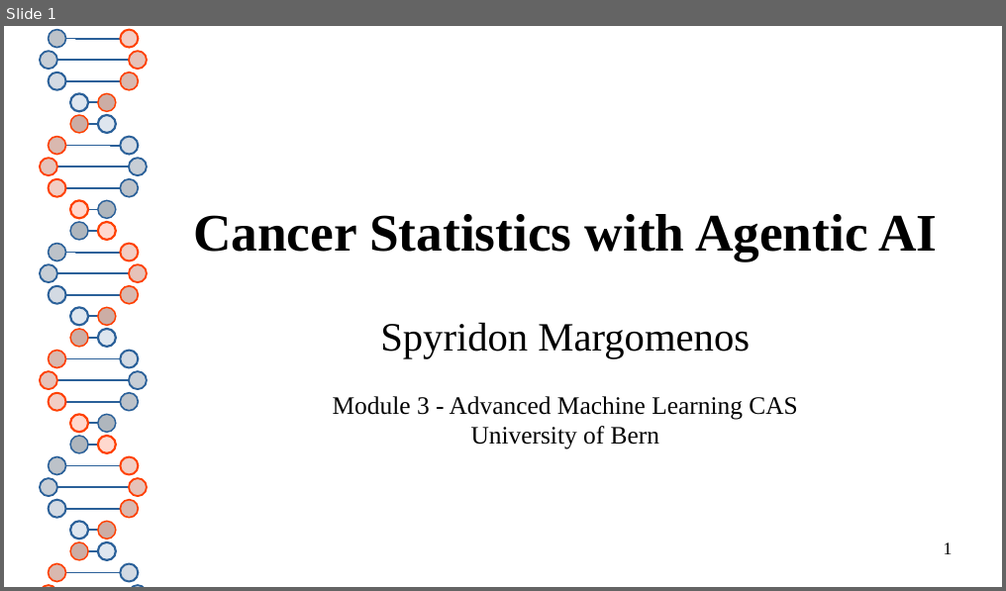
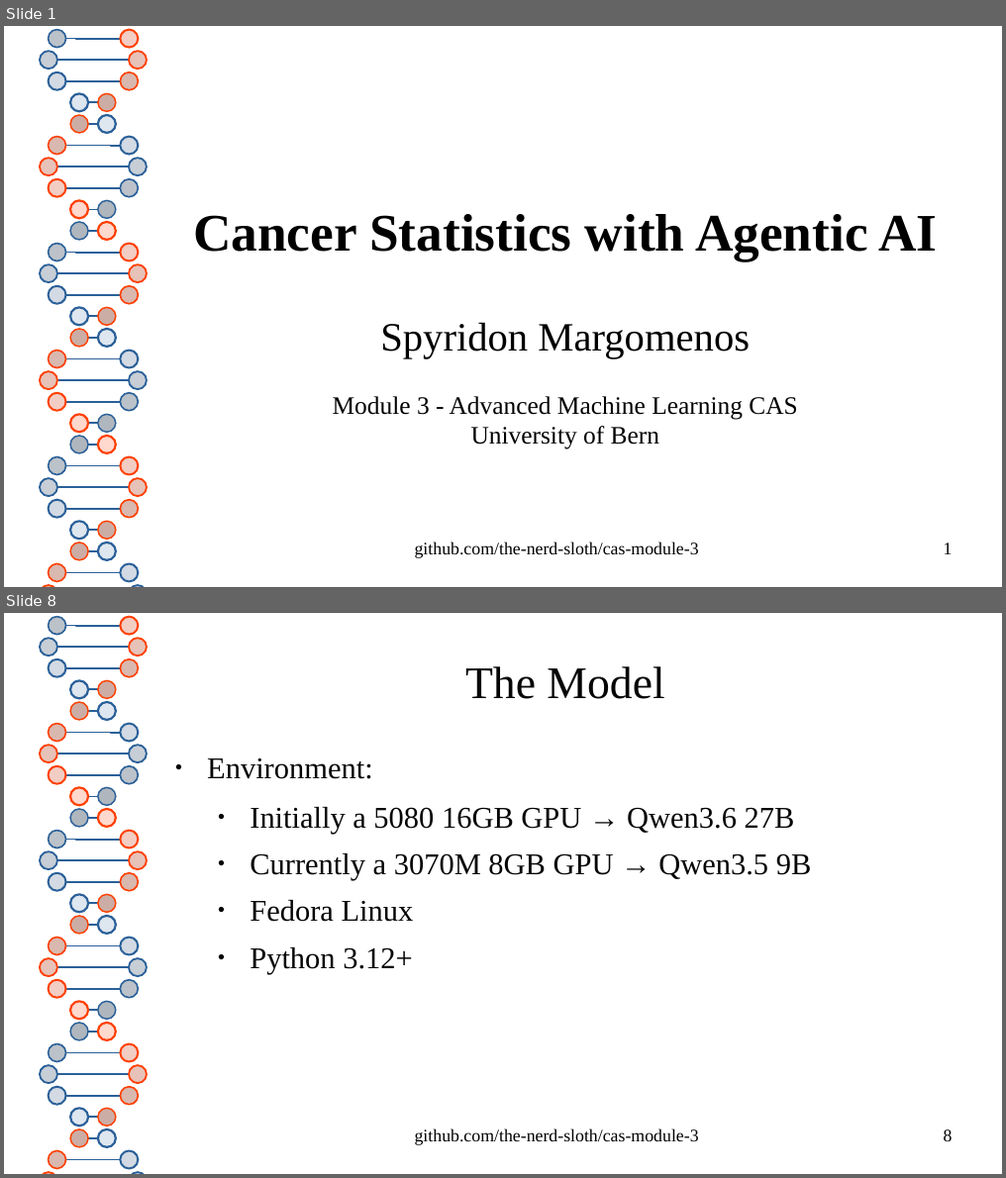
Before and after one commit to the-nerd-sloth/cas-module-3, a slide deck: presentation/agentic-cancer.odp. Shown one above the other, each under a label of ours: slide 1 before the commit, slides 1 and 8 after it; the slides between them are not shown. The pictures are 1006x591 and 1006x1178 pixels, drawn with LibreOffice and Linux fonts; fonts in the diff are those of the drawing. Boxes give left, top, right and bottom in pixels: in the first picture for what was removed or moved away, otherwise in the second. Text is boxed around its words. In the diff, an @@ line names an element or a change of style, - is before the commit and + after.

```diff
--- a/presentation/agentic-cancer.odp
+++ b/presentation/agentic-cancer.odp
@@ slide 8 added at [4, 613, 1002, 1174], background #FFFFFF; not listed: 80 template elements that a slide beside it also shows @@
@@ title added at [465, 666, 664, 699], 36 pt, text #050505 @@
+The Model
@@ text added at [207, 759, 812, 974], 24 pt, text #050505 @@
+● Environment:
+  ● Initially a 5080 16GB GPU → Qwen3.6 27B
+  ● Currently a 3070M 8GB GPU → Qwen3.5 9B
+  ● Fedora Linux
+  ● Python 3.12+
@@ text added at [415, 1129, 699, 1146], 14 pt, text #000000 @@
+github.com/the-nerd-sloth/cas-module-3
@@ page number added at [944, 1130, 952, 1142], 14 pt, text #000000 @@
+8
@@ slide 1 changed as well @@
@@ text added at [415, 542, 699, 559], 14 pt, text #000000 @@
+github.com/the-nerd-sloth/cas-module-3
```
Also in this commit, not shown: 14 other slides added, 1 slide removed, 1 other file.
